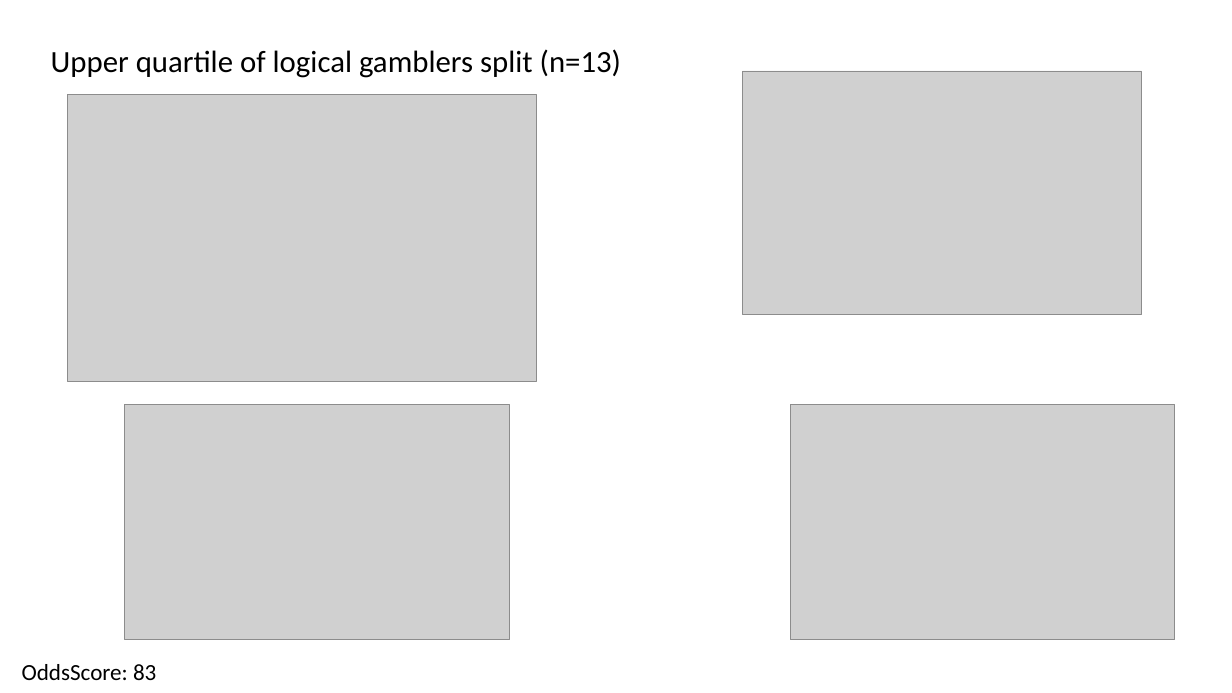
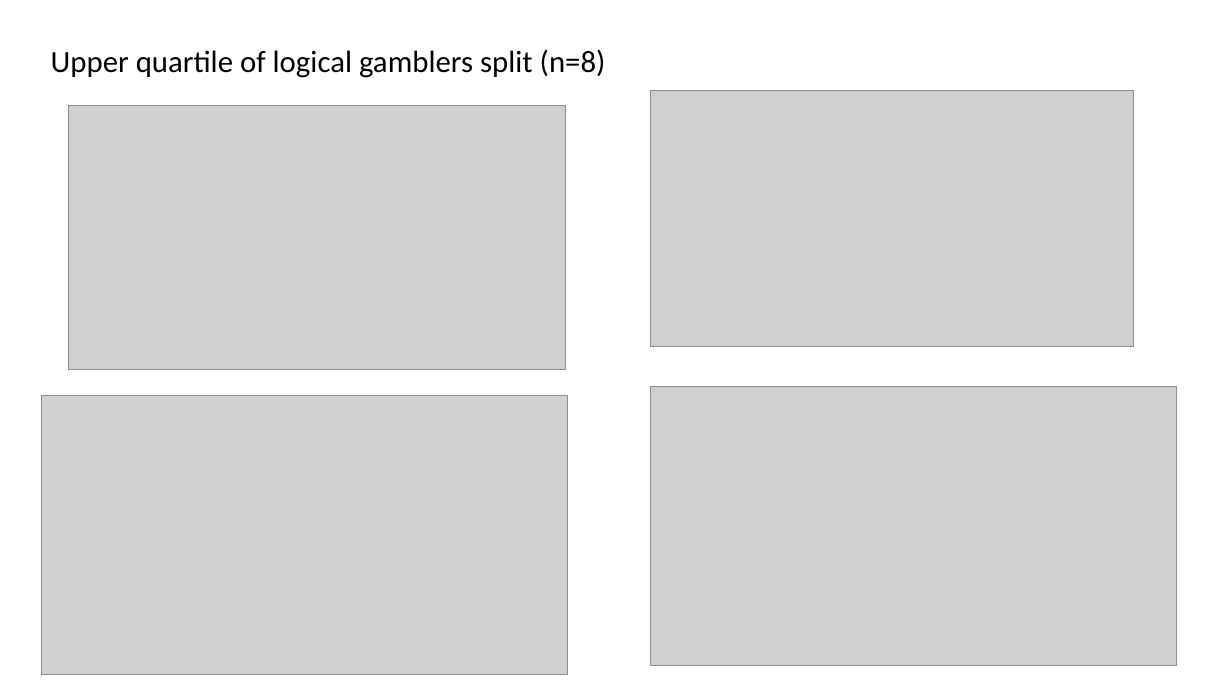
Before and after one commit to gpagnier/rampAnalysis, a slide deck: slide 13 of Rampv07ColorGamble.pptx. Drawn at 1232x693 pixels with LibreOffice and Linux fonts; fonts in the diff are those of the drawing; grey boxes stand for pictures. Boxes give left, top, right and bottom in pixels: in the first picture for what was removed or moved away, otherwise in the second. Text is boxed around its words. In the diff, an @@ line names an element or a change of style, - is before the commit and + after.

```diff
--- a/Rampv07ColorGamble.pptx
+++ b/Rampv07ColorGamble.pptx
@@ title at [51,49,606,78]: text changed @@
-Upper quartile of logical gamblers split (n=13)
+Upper quartile of logical gamblers split (n=8)
@@ picture: place and size @@
-picture at [67,94,537,382]
+picture at [68,106,567,371]
@@ picture: place and size @@
-picture at [743,71,1142,315]
+picture at [651,91,1133,347]
@@ picture: place and size @@
-picture at [790,405,1175,640]
+picture at [651,386,1177,665]
@@ picture: place and size @@
-picture at [125,405,509,640]
+picture at [42,396,567,676]
@@ text removed at [22,664,156,680] @@
-OddsScore: 83
```
Also in this commit, not shown: 9 other slides changed, 6 slides added, 6 slides removed, 9 other files.
